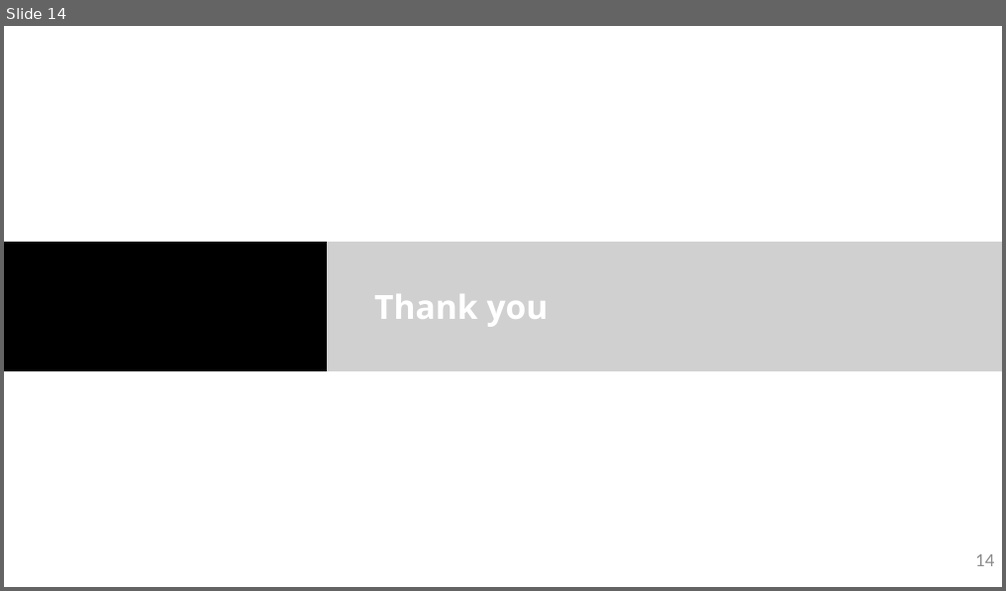
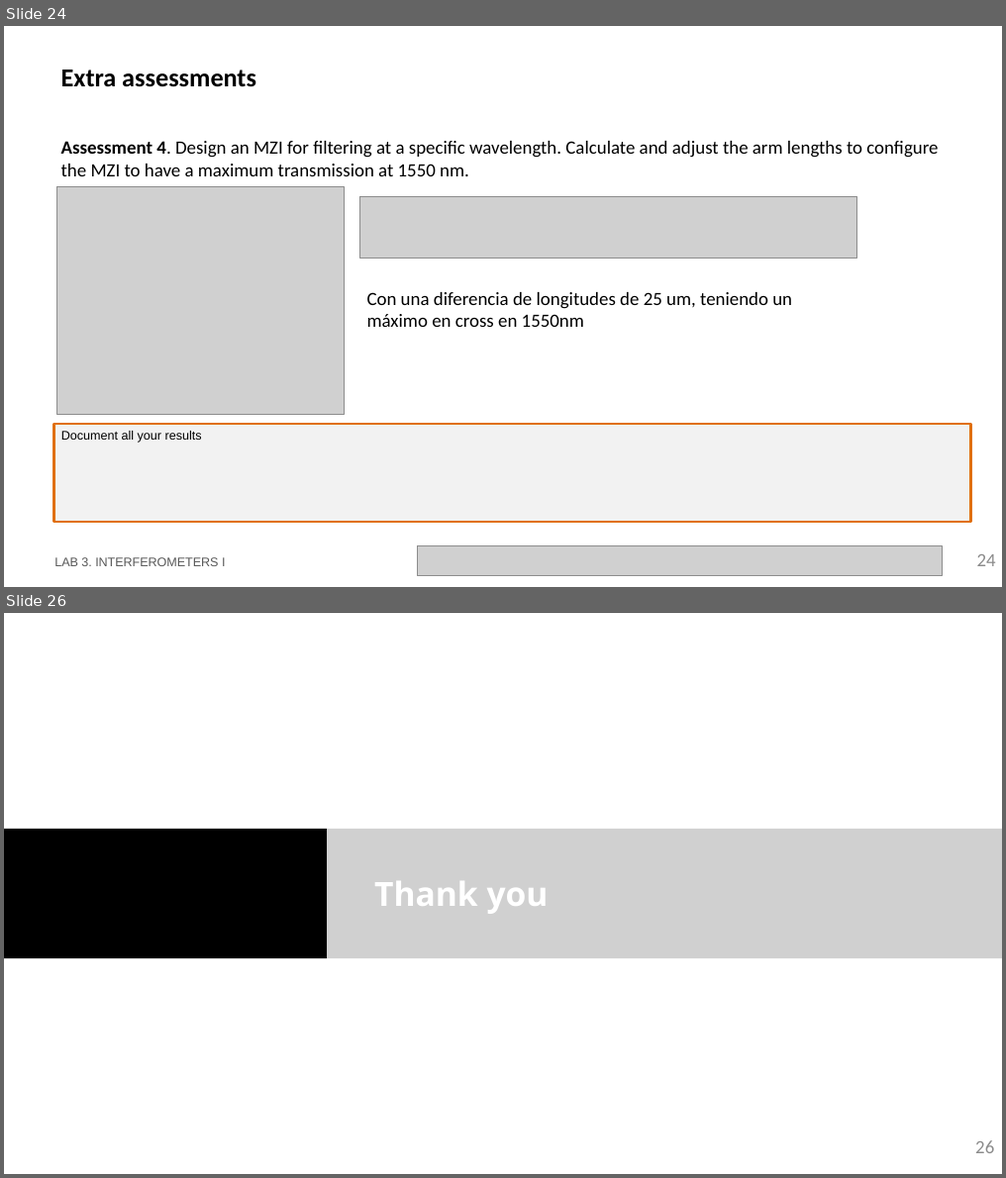
Before and after one commit to RobertoFernandezSevilla/pic-upv-lab3, a slide deck: LabBook_3.pptx. Shown one above the other, each under a label of ours: slide 14 before the commit, slides 24 and 26 after it; the slides between them are not shown. The pictures are 1006x591 and 1006x1178 pixels, drawn with LibreOffice and Linux fonts; fonts in the diff are those of the drawing; grey boxes stand for pictures; background and template pictures are left out. Boxes give left, top, right and bottom in pixels: in the first picture for what was removed or moved away, otherwise in the second. Text is boxed around its words. In the diff, an @@ line names an element or a change of style, - is before the commit and + after.

```diff
--- a/LabBook_3.pptx
+++ b/LabBook_3.pptx
@@ slide 24 added at bbox=[4, 26, 1002, 587], background #FFFFFF @@
@@ title added at bbox=[61, 70, 256, 87], 25 pt, text #000000, bold @@
+Extra assessments
@@ text added at bbox=[61, 141, 938, 176], 18 pt, text #000000 @@
+Assessment 4. Design an MZI for filtering at a specific wavelength. Calculate and adjust the arm lengths to configure the MZI to have a maximum transmission at 1550 nm.
@@ picture added at bbox=[56, 186, 344, 414] @@
@@ picture added at bbox=[359, 196, 857, 258] @@
@@ text added at bbox=[367, 292, 792, 327], 18 pt, text #000000 @@
+Con una diferencia de longitudes de 25 um, teniendo un máximo en cross en 1550nm
@@ rectangle added at bbox=[54, 424, 971, 522], fill #F2F2F2, outline #E0700D 2.25 pt, 12 pt, text #000000 @@
+Document all your results
@@ text added at bbox=[54, 558, 225, 567], 12 pt, text #585858 @@
+LAB 3. INTERFEROMETERS I
@@ picture added at bbox=[417, 547, 943, 576] @@
@@ page number added at bbox=[977, 555, 996, 567], 18 pt, text #8C8C8C @@
+24
@@ what was slide 14 is now slide 26 @@
@@ page number at bbox=[975, 1141, 994, 1154]: text changed @@
-14
+26
```
Also in this commit, not shown: 11 other slides added, 1 other file.
